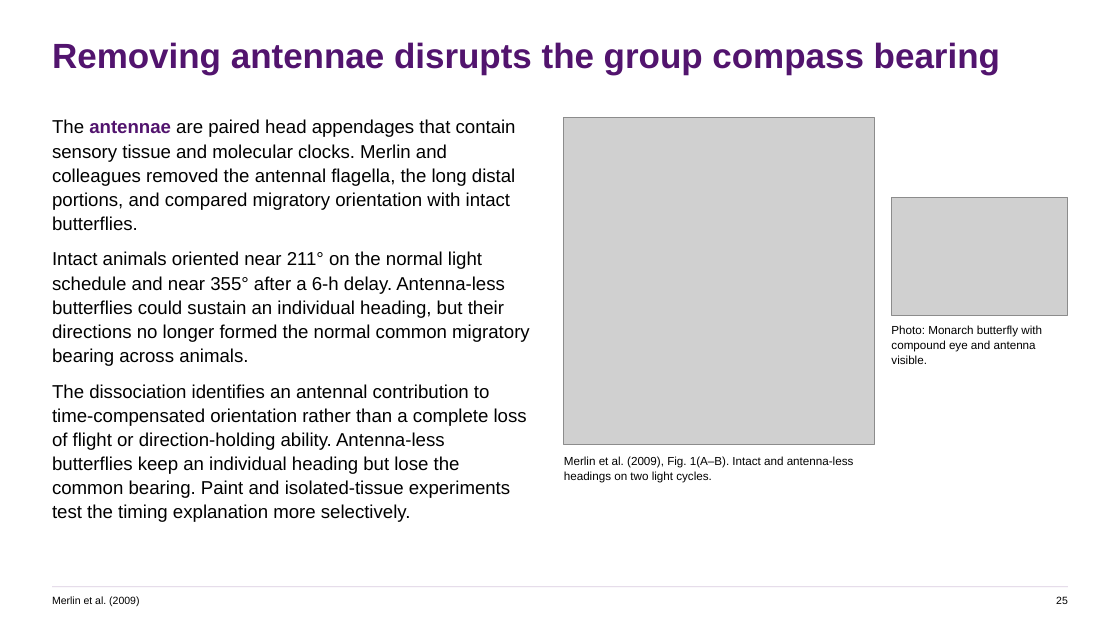
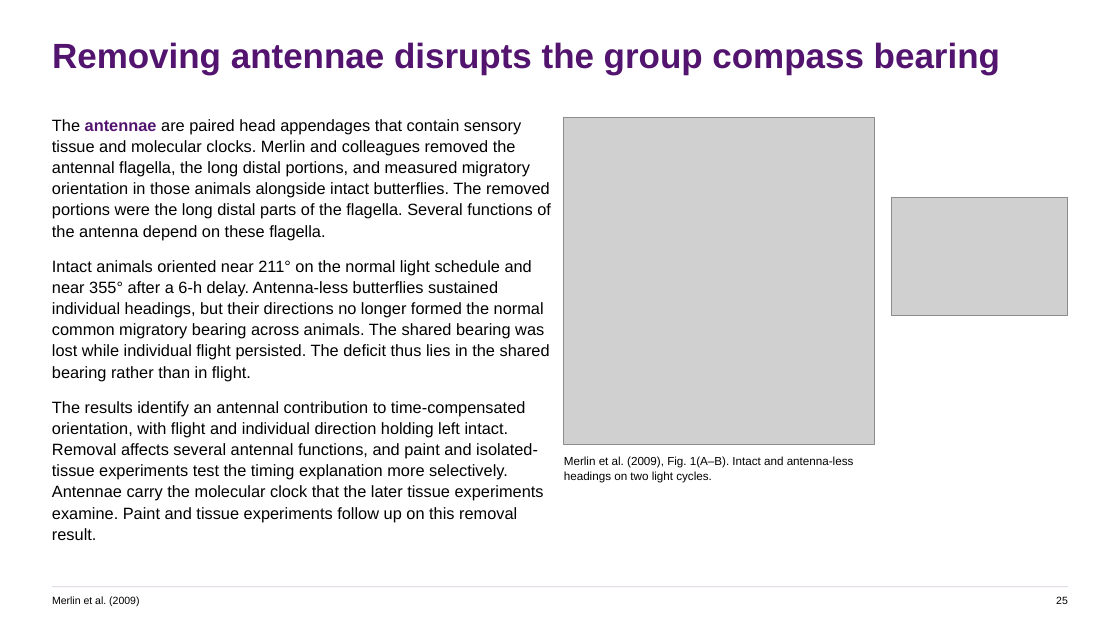
Before and after one commit to jordanxxlopez/NEUROETHOLOGY, a slide deck: slide 33 of scaffolded/Neuroethology_Lecture30_FA2026_SCAFFOLDED.pptx (slide 35 before the commit). Drawn at 1120x630 pixels with LibreOffice and Linux fonts; fonts in the diff are those of the drawing; grey boxes stand for pictures. Boxes give left, top, right and bottom in pixels: in the first picture for what was removed or moved away, otherwise in the second. Text is boxed around its words. In the diff, an @@ line names an element or a change of style, - is before the commit and + after.

```diff
--- a/scaffolded/Neuroethology_Lecture30_FA2026_SCAFFOLDED.pptx
+++ b/scaffolded/Neuroethology_Lecture30_FA2026_SCAFFOLDED.pptx
@@ text at <box>52,119,551,540</box>: text changed; size 16 to 14 pt @@
-The antennae are paired head appendages that contain sensory tissue and molecular clocks. Merlin and colleagues removed the antennal flagella, the long distal portions, and compared migratory orientation with intact butterflies.
-Intact animals oriented near 211° on the normal light schedule and near 355° after a 6-h delay. Antenna-less butterflies could sustain an individual heading, but their directions no longer formed the normal common migratory bearing across animals.
-The dissociation identifies an antennal contribution to time-compensated orientation rather than a complete loss of flight or direction-holding ability. Antenna-less butterflies keep an individual heading but lose the common bearing. Paint and isolated-tissue experiments test the timing explanation more selectively.
+The antennae are paired head appendages that contain sensory tissue and molecular clocks. Merlin and colleagues removed the antennal flagella, the long distal portions, and measured migratory orientation in those animals alongside intact butterflies. The removed portions were the long distal parts of the flagella. Several functions of the antenna depend on these flagella.
+Intact animals oriented near 211° on the normal light schedule and near 355° after a 6-h delay. Antenna-less butterflies sustained individual headings, but their directions no longer formed the normal common migratory bearing across animals. The shared bearing was lost while individual flight persisted. The deficit thus lies in the shared bearing rather than in flight.
+The results identify an antennal contribution to time-compensated orientation, with flight and individual direction holding left intact. Removal affects several antennal functions, and paint and isolated-tissue experiments test the timing explanation more selectively. Antennae carry the molecular clock that the later tissue experiments examine. Paint and tissue experiments follow up on this removal result.
@@ text removed at <box>891,325,1042,364</box> @@
-Photo: Monarch butterfly with compound eye and antenna visible.
```
Also in this commit, not shown: 51 other slides changed, 7 slides added, 7 slides removed, 5 other files.
